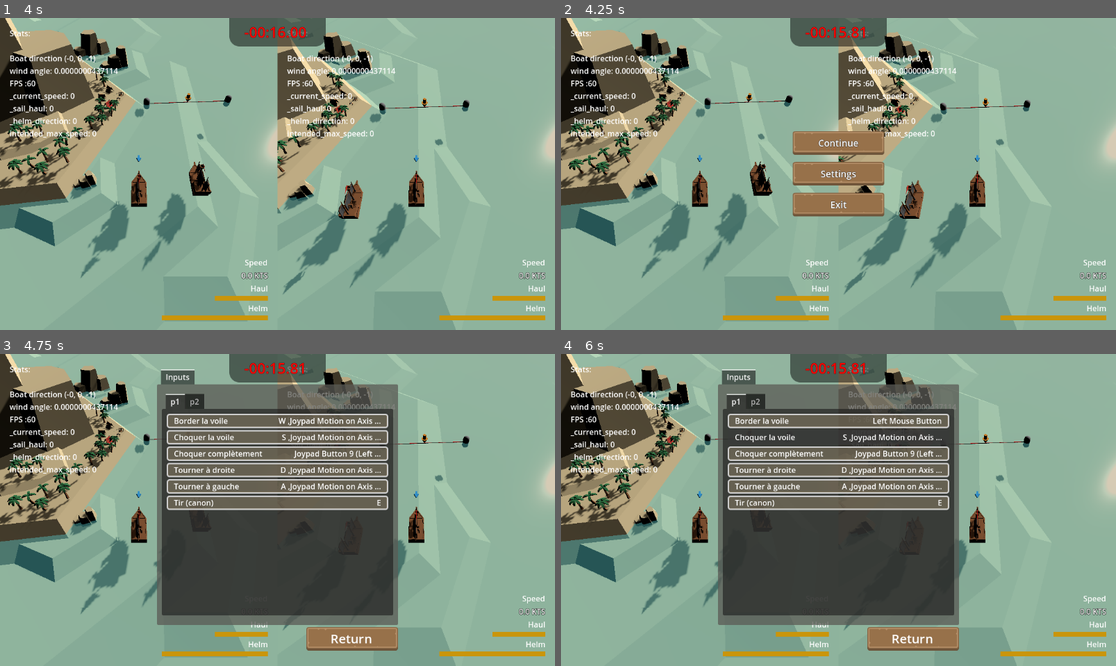
Above: before the commit, frames 1-4 (two rows, left to right).
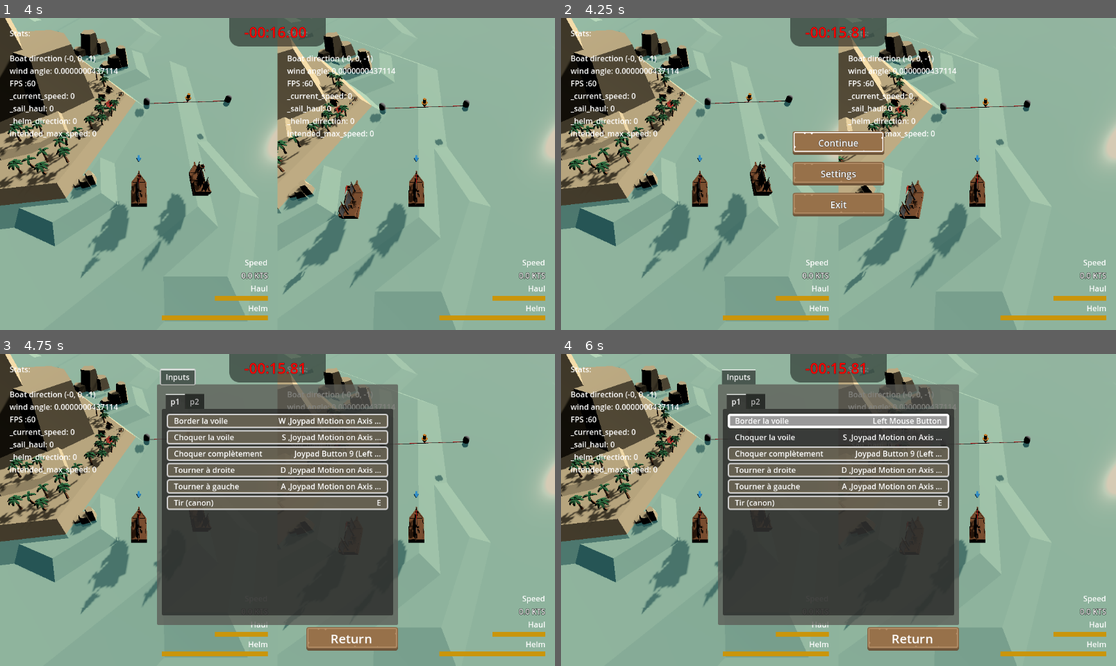
Above: after the commit, the same moments.

Repository: loiclovitana/Crapirate
Game: Godot game, scene res://src/gamemode/race.tscn
Two runs of this game, one before a commit and one after it. Both use one fixed random seed, a clock stepped at 60 frames per second and the inputs below.
Inputs (mouse positions are in pixels of both pictures, inside the frame that each line leads up to):
- Up to frame 1 (4 s): tap Enter at 0.5 s; move the mouse to (399, 158) at 0.52 s; click (399, 158) at 0.67 s; move the mouse to (166, 189) at 1.27 s; click (166, 189) at 1.42 s; move the mouse to (333, 105) at 2.02 s; click (333, 105) at 2.17 s; tap Space at 2.75 s; move the mouse to (249, 236) at 2.77 s; click (249, 236) at 2.92 s; move the mouse to (444, 220) at 3.52 s; click (444, 220) at 3.67 s
- Up to frame 2 (4.25 s): tap Escape (ui_cancel) at 4.15 s
- Up to frame 3 (4.75 s): click (277, 510) at 4.25 s
- Up to frame 4 (6 s): click (838, 419) at 5 s; click (838, 438) at 5.77 s

Frame 1 is identical in both runs. In frame 2, 0.2% of the frame differs, in the area x 41-59%, y 36-43%; in frame 3, less than 0.1%; in frame 4, 1.8%, in the area x 30-70%, y 19-24%.

Commit message:
set focus and input for gamepad

Diff:
--- a/project.godot
+++ b/project.godot
@@ -33,6 +33,20 @@
 
 [input]
 
+ui_accept={
+"deadzone": 0.5,
+"events": [Object(InputEventKey,"resource_local_to_scene":false,"resource_name":"","device":0,"window_id":0,"alt_pressed":false,"shift_pressed":false,"ctrl_pressed":false,"meta_pressed":false,"pressed":false,"keycode":4194309,"physical_keycode":0,"key_label":0,"unicode":0,"echo":false,"script":null)
+, Object(InputEventKey,"resource_local_to_scene":false,"resource_name":"","device":0,"window_id":0,"alt_pressed":false,"shift_pressed":false,"ctrl_pressed":false,"meta_pressed":false,"pressed":false,"keycode":4194310,"physical_keycode":0,"key_label":0,"unicode":0,"echo":false,"script":null)
+, Object(InputEventKey,"resource_local_to_scene":false,"resource_name":"","device":0,"window_id":0,"alt_pressed":false,"shift_pressed":false,"ctrl_pressed":false,"meta_pressed":false,"pressed":false,"keycode":32,"physical_keycode":0,"key_label":0,"unicode":32,"echo":false,"script":null)
+, Object(InputEventJoypadButton,"resource_local_to_scene":false,"resource_name":"","device":-1,"button_index":0,"pressure":0.0,"pressed":true,"script":null)
+]
+}
+ui_cancel={
+"deadzone": 0.5,
+"events": [Object(InputEventKey,"resource_local_to_scene":false,"resource_name":"","device":0,"window_id":0,"alt_pressed":false,"shift_pressed":false,"ctrl_pressed":false,"meta_pressed":false,"pressed":false,"keycode":4194305,"physical_keycode":0,"key_label":0,"unicode":0,"echo":false,"script":null)
+, Object(InputEventJoypadButton,"resource_local_to_scene":false,"resource_name":"","device":-1,"button_index":6,"pressure":0.0,"pressed":true,"script":null)
+]
+}
 p1_shoot={
 "deadzone": 0.5,
 "events": [Object(InputEventKey,"resource_local_to_scene":false,"resource_name":"","device":-1,"window_id":0,"alt_pressed":false,"shift_pressed":false,"ctrl_pressed":false,"meta_pressed":false,"pressed":false,"keycode":0,"physical_keycode":69,"key_label":0,"unicode":101,"echo":false,"script":null)
--- a/src/gamemode/race.gd
+++ b/src/gamemode/race.gd
@@ -15,7 +15,7 @@
 	_update_timer(delta)
 
 	if Input.is_action_pressed("ui_cancel"):
-		%Menu.set_visible(true)
+		%Menu.open_menu()
 		get_tree().paused = true
 
 
--- /dev/null
+++ b/src/interface/MainPauseMenu.gd
@@ -0,0 +1,13 @@
+extends VBoxContainer
+
+func open_menu():
+	set_visible(true)
+	%ContinueButton.grab_focus()
+# Called when the node enters the scene tree for the first time.
+func _ready():
+	pass # Replace with function body.
+
+
+# Called every frame. 'delta' is the elapsed time since the previous frame.
+func _process(delta):
+	pass
--- a/src/interface/PauseMenu.gd
+++ b/src/interface/PauseMenu.gd
@@ -1,11 +1,15 @@
 extends Control
 
+func open_menu():
+	set_visible(true)
+	%PauseMenu.open_menu()
 
 # Called when the node enters the scene tree for the first time.
 func _ready():
 	set_visible(false)
 	for c in find_children("*","EventButton"):
 		c.pressed_event.connect(process_event)
+
 
 
 # Called every frame. 'delta' is the elapsed time since the previous frame.
@@ -23,7 +27,7 @@
 func goto_menu(menu : Node):
 	for container in %MainContainer.get_children():
 		container.set_visible(false)
-	menu.set_visible(true)
+	menu.open_menu()
 
 
 func _continue():
--- a/src/interface/PlayerInputSettings.gd
+++ b/src/interface/PlayerInputSettings.gd
@@ -65,10 +65,12 @@
 func _on_button_pressed(button : Button, action :String):
 	if remaping_button:
 		_release_button()
+
 	if button.is_pressed():
 		remaping_button=button
 		remaping_action=action
 		button.set_key_label("Press Key to assign ...")
+		button.release_focus()
 
 func _input(event):
 	if remaping_button:
@@ -77,6 +79,7 @@
 			or event is InputEventJoypadButton
 			or event is InputEventJoypadMotion
 		):
+			remaping_button.grab_focus()
 			if event is InputEventMouseButton && event.double_click:
 				event.double_click = false
 
--- a/src/interface/Settings.gd
+++ b/src/interface/Settings.gd
@@ -2,6 +2,11 @@
 
 
 signal propagate_event(event_name: String,event_data : Dictionary)
+
+## open the menu manking it visible and focusing the first element
+func open_menu():
+	set_visible(true)
+	%SettingsTabContainer.get_tab_bar().grab_focus()
 
 # Called when the node enters the scene tree for the first time.
 func _ready():
--- a/src/interface/Settings.tscn
+++ b/src/interface/Settings.tscn
@@ -1,10 +1,12 @@
-[gd_scene load_steps=8 format=3 uid="uid://5spc68prq7t0"]
+[gd_scene load_steps=10 format=3 uid="uid://5spc68prq7t0"]
 
 [ext_resource type="PackedScene" uid="uid://cd2cuq3yp1epm" path="res://src/interface/PlayerInputSettings.tscn" id="1_djnhn"]
 [ext_resource type="Script" path="res://src/interface/Settings.gd" id="1_fmby8"]
 [ext_resource type="Script" path="res://src/interface/InputsSettings.gd" id="1_p50bk"]
 [ext_resource type="Script" path="res://src/interface/button/EventButton.gd" id="3_mlg00"]
 [ext_resource type="Texture2D" uid="uid://cxyu60cchlby" path="res://ressources/ui/buttonLong_brown.png" id="4_pxx4k"]
+[ext_resource type="Texture2D" uid="uid://bbd5uy336ub3s" path="res://ressources/ui/buttonLong_brown_pressed.png" id="5_6yeum"]
+[ext_resource type="Texture2D" uid="uid://bhlhdbe0d2fgm" path="res://ressources/ui/buttonLong_brown_focus.png" id="6_y32hl"]
 
 [sub_resource type="StyleBoxFlat" id="StyleBoxFlat_f6ax7"]
 bg_color = Color(0.6, 0.6, 0.556863, 0.384314)
@@ -21,8 +23,8 @@
 script = ExtResource("1_fmby8")
 
 [node name="SettingsTabContainer" type="TabContainer" parent="."]
+unique_name_in_owner = true
 layout_mode = 2
-tab_focus_mode = 0
 
 [node name="Inputs" type="PanelContainer" parent="SettingsTabContainer"]
 custom_minimum_size = Vector2(500, 500)
@@ -40,7 +42,6 @@
 [node name="input_player_tab" type="TabContainer" parent="SettingsTabContainer/Inputs/MarginContainer"]
 unique_name_in_owner = true
 layout_mode = 2
-tab_focus_mode = 0
 
 [node name="Player_input_test" parent="SettingsTabContainer/Inputs/MarginContainer/input_player_tab" instance=ExtResource("1_djnhn")]
 layout_mode = 2
@@ -50,6 +51,8 @@
 layout_mode = 2
 size_flags_horizontal = 8
 texture_normal = ExtResource("4_pxx4k")
+texture_pressed = ExtResource("5_6yeum")
+texture_focused = ExtResource("6_y32hl")
 script = ExtResource("3_mlg00")
 event_name = "return"
 
--- a/src/interface/button/SetInputButton.gd
+++ b/src/interface/button/SetInputButton.gd
@@ -3,7 +3,7 @@
 
 # Called when the node enters the scene tree for the first time.
 func _ready() -> void:
-	self.pressed.connect(self._button_pressed) # Replace with function body.
+	pass
 
 
 # Called every frame. 'delta' is the elapsed time since the previous frame.
@@ -15,6 +15,3 @@
 
 func set_key_label(label :String):
 	%KeyLabel.set_text(label)
-
-func _button_pressed():
-	self.release_focus()
--- a/src/interface/button/SetInputButton.tscn
+++ b/src/interface/button/SetInputButton.tscn
@@ -25,6 +25,17 @@
 corner_radius_bottom_right = 5
 corner_radius_bottom_left = 5
 
+[sub_resource type="StyleBoxFlat" id="StyleBoxFlat_ri5a5"]
+border_width_left = 5
+border_width_top = 5
+border_width_right = 5
+border_width_bottom = 5
+border_color = Color(1, 1, 1, 1)
+corner_radius_top_left = 5
+corner_radius_top_right = 5
+corner_radius_bottom_right = 5
+corner_radius_bottom_left = 5
+
 [node name="SetInputButton" type="Button"]
 custom_minimum_size = Vector2(0, 30)
 anchors_preset = 10
@@ -33,6 +44,7 @@
 grow_horizontal = 2
 theme_override_styles/normal = SubResource("StyleBoxFlat_tnhcu")
 theme_override_styles/pressed = SubResource("StyleBoxFlat_wbgnn")
+theme_override_styles/focus = SubResource("StyleBoxFlat_ri5a5")
 toggle_mode = true
 keep_pressed_outside = true
 script = ExtResource("1_1qx12")
--- a/src/interface/menu.tscn
+++ b/src/interface/menu.tscn
@@ -1,9 +1,11 @@
-[gd_scene load_steps=7 format=3 uid="uid://c7s5246dt3dcd"]
+[gd_scene load_steps=9 format=3 uid="uid://c7s5246dt3dcd"]
 
 [ext_resource type="Script" path="res://src/interface/PauseMenu.gd" id="1_c20kl"]
 [ext_resource type="Texture2D" uid="uid://cxyu60cchlby" path="res://ressources/ui/buttonLong_brown.png" id="1_l5bha"]
 [ext_resource type="Texture2D" uid="uid://bbd5uy336ub3s" path="res://ressources/ui/buttonLong_brown_pressed.png" id="2_10sx5"]
+[ext_resource type="Script" path="res://src/interface/MainPauseMenu.gd" id="2_e11qy"]
 [ext_resource type="Script" path="res://src/interface/button/EventButton.gd" id="3_mivi4"]
+[ext_resource type="Texture2D" uid="uid://bhlhdbe0d2fgm" path="res://ressources/ui/buttonLong_brown_focus.png" id="4_14yj6"]
 [ext_resource type="PackedScene" uid="uid://5spc68prq7t0" path="res://src/interface/Settings.tscn" id="5_243ah"]
 
 [sub_resource type="LabelSettings" id="LabelSettings_in1xt"]
@@ -34,14 +36,17 @@
 unique_name_in_owner = true
 layout_mode = 2
 theme_override_constants/separation = 15
+script = ExtResource("2_e11qy")
 
 [node name="ContinueCenterContainer" type="CenterContainer" parent="MainContainer/PauseMenu"]
 layout_mode = 2
 
 [node name="ContinueButton" type="TextureButton" parent="MainContainer/PauseMenu/ContinueCenterContainer"]
+unique_name_in_owner = true
 layout_mode = 2
 texture_normal = ExtResource("1_l5bha")
 texture_pressed = ExtResource("2_10sx5")
+texture_focused = ExtResource("4_14yj6")
 script = ExtResource("3_mivi4")
 event_name = "continue"
 
@@ -59,6 +64,7 @@
 layout_mode = 2
 texture_normal = ExtResource("1_l5bha")
 texture_pressed = ExtResource("2_10sx5")
+texture_focused = ExtResource("4_14yj6")
 script = ExtResource("3_mivi4")
 event_name = "restart"
 
@@ -74,6 +80,7 @@
 layout_mode = 2
 texture_normal = ExtResource("1_l5bha")
 texture_pressed = ExtResource("2_10sx5")
+texture_focused = ExtResource("4_14yj6")
 script = ExtResource("3_mivi4")
 event_name = "goto_settings"
 
@@ -89,6 +96,7 @@
 layout_mode = 2
 texture_normal = ExtResource("1_l5bha")
 texture_pressed = ExtResource("2_10sx5")
+texture_focused = ExtResource("4_14yj6")
 script = ExtResource("3_mivi4")
 event_name = "exit"
 
Binary file added: ressources/ui/buttonLong_brown_focus.png
Not shown, added: ressources/ui/buttonLong_brown_focus.png.import
Not shown: 1 places in src/interface/button/SetInputButton.tscn that only renumber resources
